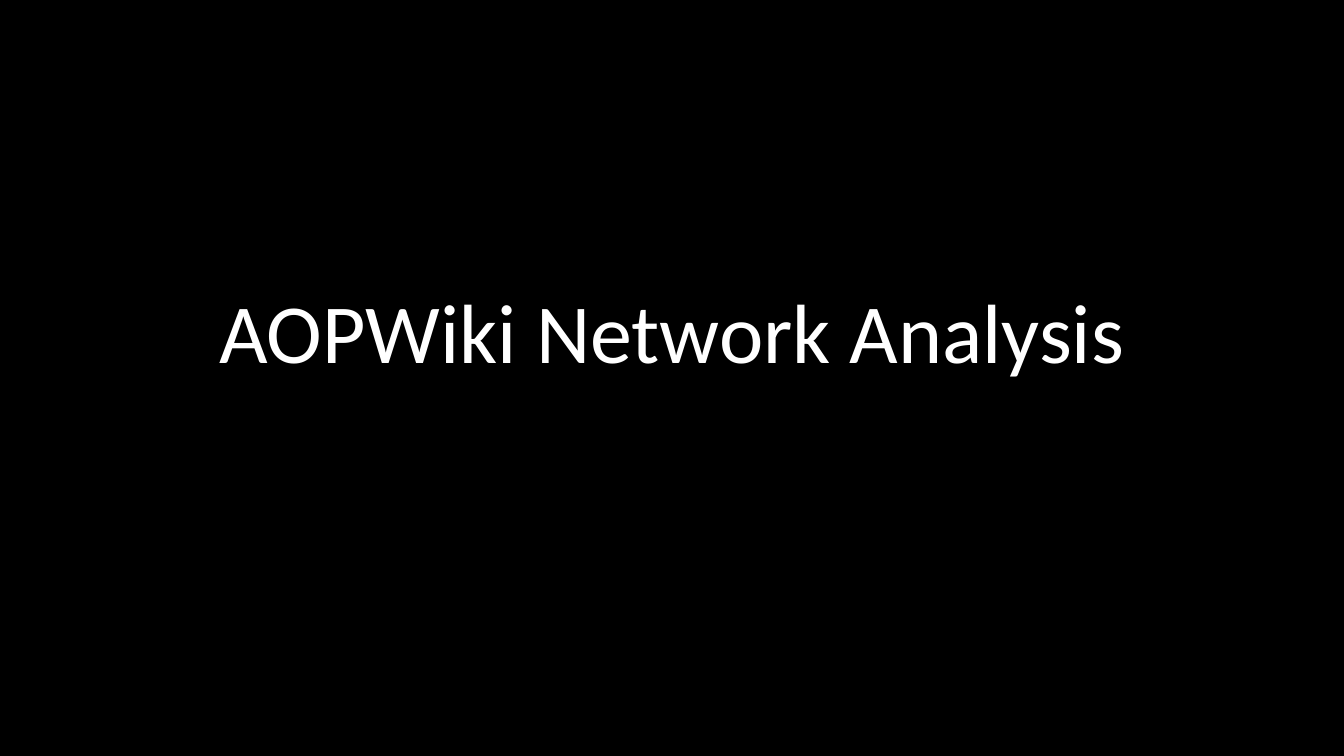
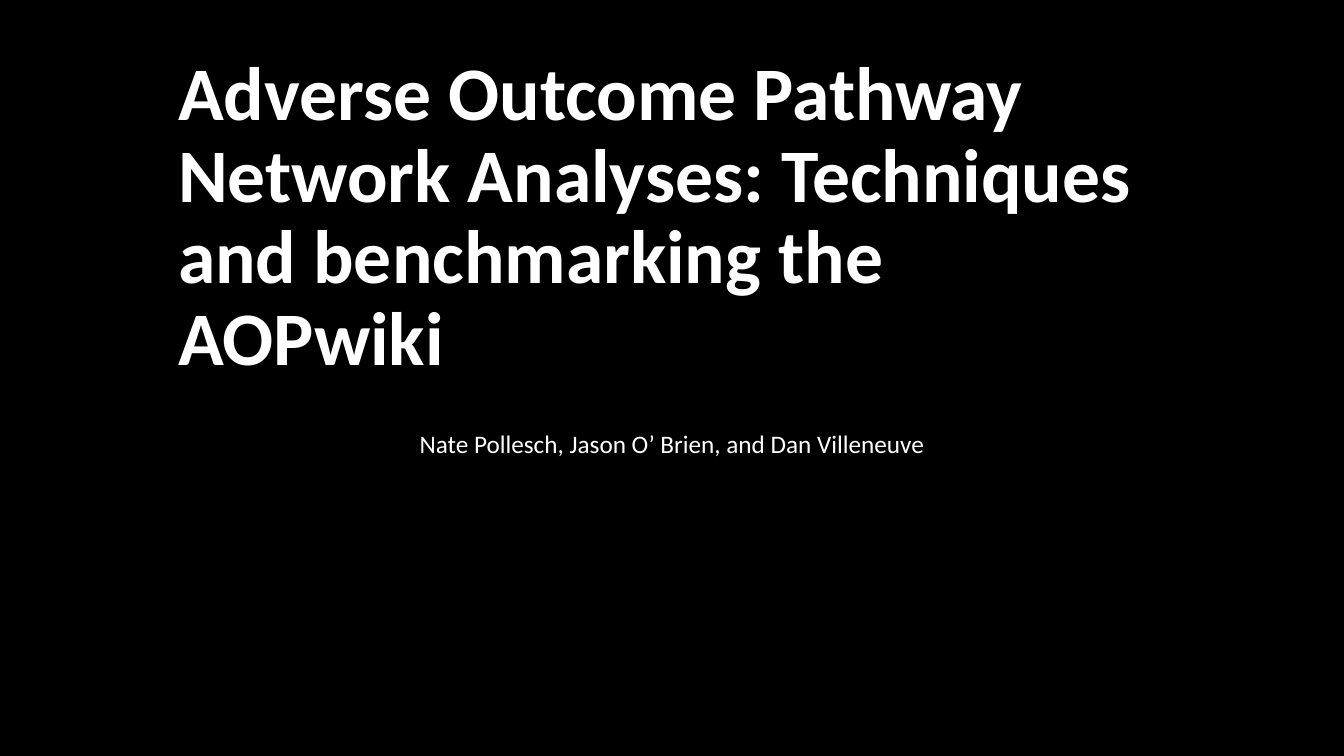
Before and after one commit to npollesch/AOPWiki, a slide deck: slide 1 of Presentations/AOPwiki_analysis.pptx. Drawn at 1344x756 pixels with LibreOffice and Linux fonts; fonts in the diff are those of the drawing. Boxes give left, top, right and bottom in pixels: in the first picture for what was removed or moved away, otherwise in the second. Text is boxed around its words. In the diff, an @@ line names an element or a change of style, - is before the commit and + after.

```diff
--- a/Presentations/AOPwiki_analysis.pptx
+++ b/Presentations/AOPwiki_analysis.pptx
@@ title at (x1=178, y1=67, x2=1130, y2=366): text changed; size 60 to 54 pt; bold on @@
-AOPWiki Network Analysis
+Adverse Outcome Pathway Network Analyses: Techniques and benchmarking the AOPwiki
@@ text added at (x1=420, y1=435, x2=924, y2=456), 18 pt, text #FFFFFF @@
+Nate Pollesch, Jason O’ Brien, and Dan Villeneuve
```
Also in this commit, not shown: 1 other slide changed, 1 slide removed, 4 other files.
